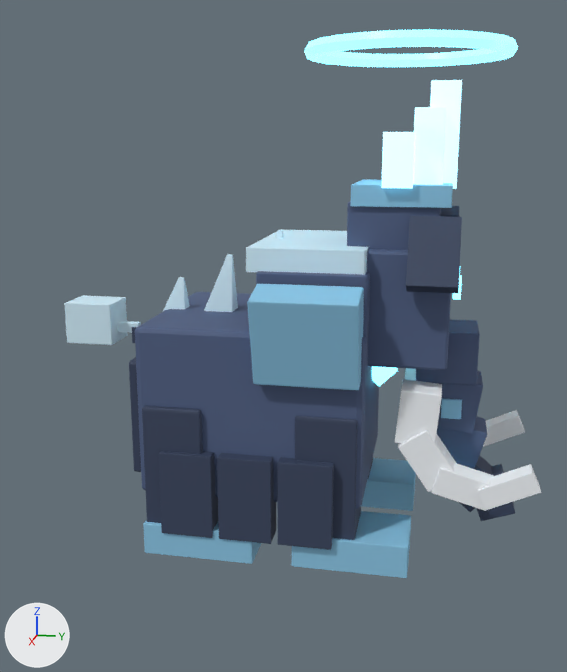
One commit to the glTF model public/models/pets/king-mammoth.glb: the scene before it, then after it.
Both versions are drawn from a 50 mm lens placed at (1.601, 0.317, 0.817), pointed at (-0.003, -0.003, 0.416). The lights are fixed; the arrows at lower left show +X, +Y and +Z. The first picture is the older version. Where no turn or scale is listed for an object, it has been applied to the vertices. Vertices at exactly the same position are counted once.

Objects in the first picture: 'body', 'ear.L', 'head', 'leg.BL', 'leg.FL', 'leg.FR', 'tail' and 1 more.
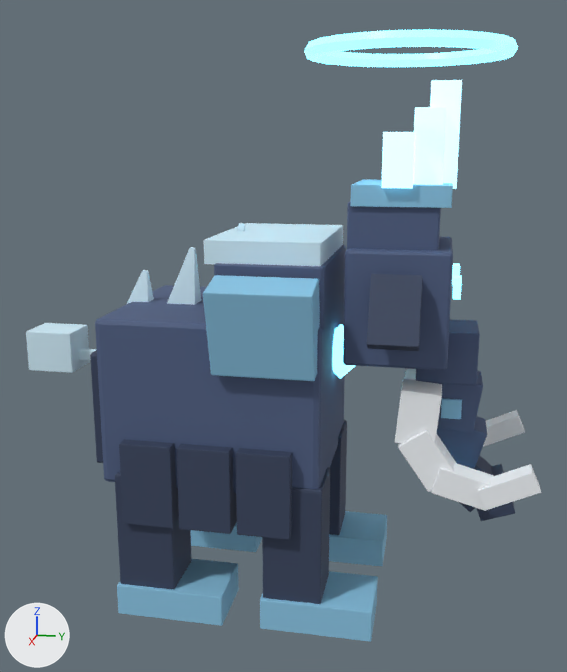
The newer file is also rescaled (x0.871), turned or shifted as a whole; pictures and numbers use the older file's frame.

Changed parts and their boxes (x1, y1, x2, y2) in the pictures (567 x 672 px):
'body', moved: before (129, 229, 397, 550); after (90, 223, 355, 540)
'leg.FL', moved: before (292, 416, 411, 578); after (260, 467, 378, 642)
'leg.BL', moved: before (142, 405, 261, 564); after (115, 472, 239, 626)
'ear.L', moved: before (406, 216, 462, 293); after (367, 274, 423, 351)
'leg.FR', moved: before (361, 458, 416, 511); after (329, 420, 387, 566)
'tail', moved: before (64, 295, 142, 345); after (26, 323, 97, 373)

The change, as a list of edits to the scene's bpy script:
```text
Change me_body:
    used by ob_body; location = (0.0, 0.0, 0.207)
    remove me_body.from_pydata(...)  # 664 vertices, 1264 faces; spans x -0.265..0.265, y -0.289..0.24, z -0.156..0.435
    add me_body.from_pydata(...)  # 664 vertices, 1264 faces; spans x -0.265..0.265, y -0.371..0.158, z -0.143..0.448
    me_body part 1: the whole mesh is moved by (0.0, -0.082, 0.013)
Change me_ear_l:
    used by ob_ear_l; location = (0.136, 0.306, 0.629)
    remove me_ear_l.from_pydata(...)  # 56 vertices, 108 faces; spans x -0.0408..0.0521, y -0.0465..0.0465, z -0.0778..0.0585
    add me_ear_l.from_pydata(...)  # 56 vertices, 108 faces; spans x -0.0086..0.0843, y -0.1116..-0.0186, z -0.182..-0.0457
    me_ear_l part 2: the whole mesh is moved by (0.0322, -0.0651, -0.1042)
Change me_leg_bl:
    used by ob_leg_bl; location = (0.153, -0.186, 0.233)
    remove me_leg_bl.from_pydata(...)  # 112 vertices, 216 faces; spans x -0.069..0.069, y -0.064..0.164, z -0.233..0.078
    add me_leg_bl.from_pydata(...)  # 112 vertices, 216 faces; spans x -0.069..0.069, y -0.129..0.099, z -0.382..-0.07
    me_leg_bl part 3: the whole mesh is moved by (0.0, -0.065, -0.148)
Change me_leg_fl:
    used by ob_leg_fl; location = (0.146, 0.12, 0.233)
    remove me_leg_fl.from_pydata(...)  # 112 vertices, 216 faces; spans x -0.069..0.069, y -0.064..0.164, z -0.233..0.078
    add me_leg_fl.from_pydata(...)  # 112 vertices, 216 faces; spans x -0.069..0.069, y -0.129..0.099, z -0.382..-0.07
    me_leg_fl part 4: the whole mesh is moved by (0.0, -0.065, -0.148)
Change me_leg_fr:
    used by ob_leg_fr; location = (-0.146, 0.12, 0.233)
    remove me_leg_fr.from_pydata(...)  # 112 vertices, 216 faces; spans x -0.069..0.069, y -0.064..0.164, z -0.233..0.078
    add me_leg_fr.from_pydata(...)  # 112 vertices, 216 faces; spans x -0.069..0.069, y -0.129..0.099, z -0.382..-0.07
    me_leg_fr part 5: the whole mesh is moved by (0.0, -0.065, -0.148)
Change me_tail:
    used by ob_tail; location = (0.0, -0.292, 0.406)
    remove me_tail.from_pydata(...)  # 168 vertices, 324 faces; spans x -0.045..0.045, y -0.189..0.037, z -0.018..0.073
    add me_tail.from_pydata(...)  # 168 vertices, 324 faces; spans x -0.045..0.045, y -0.286..-0.06, z -0.086..0.004
    me_tail part 6: the whole mesh is moved by (0.0, -0.097, -0.068)
```
